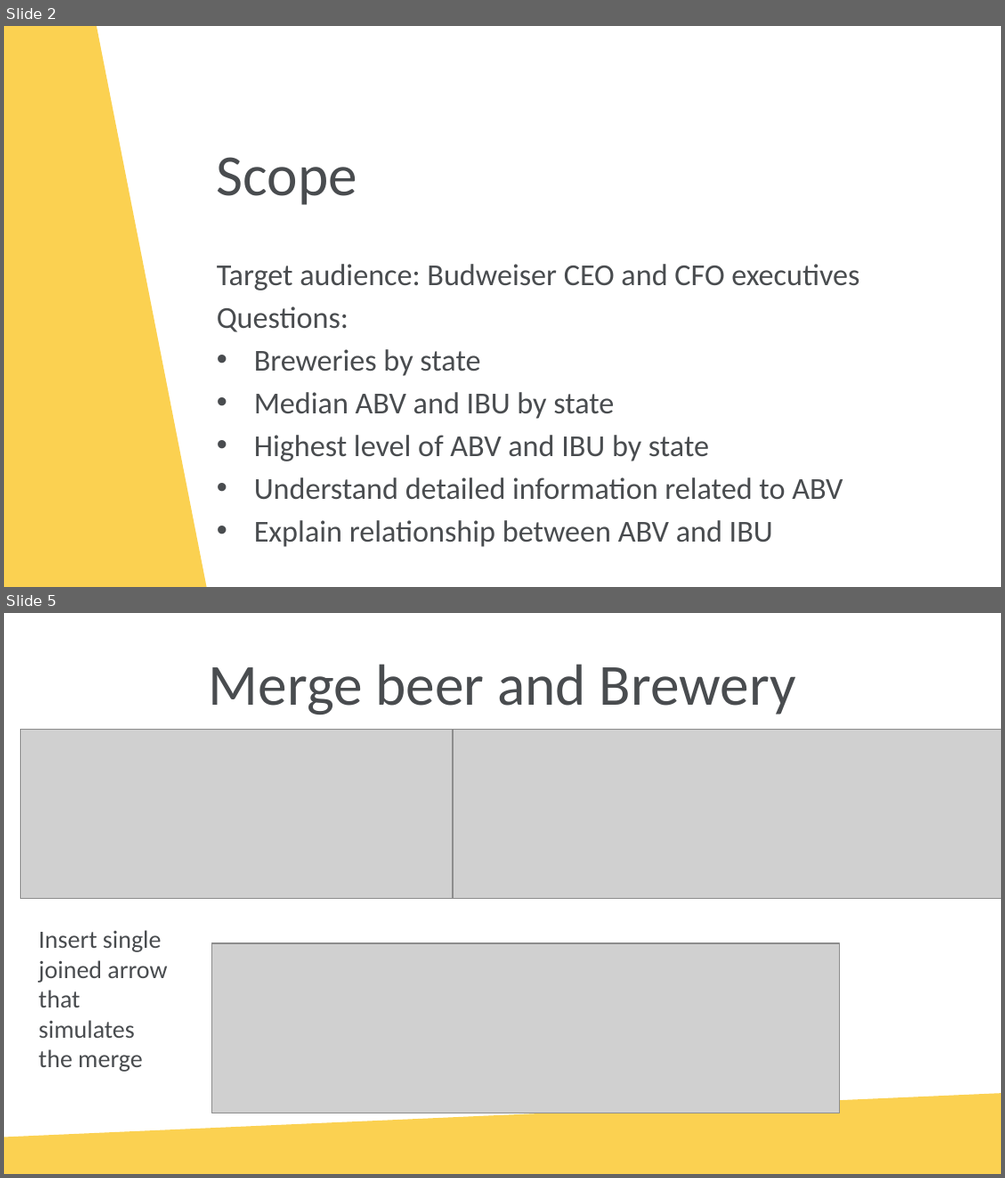
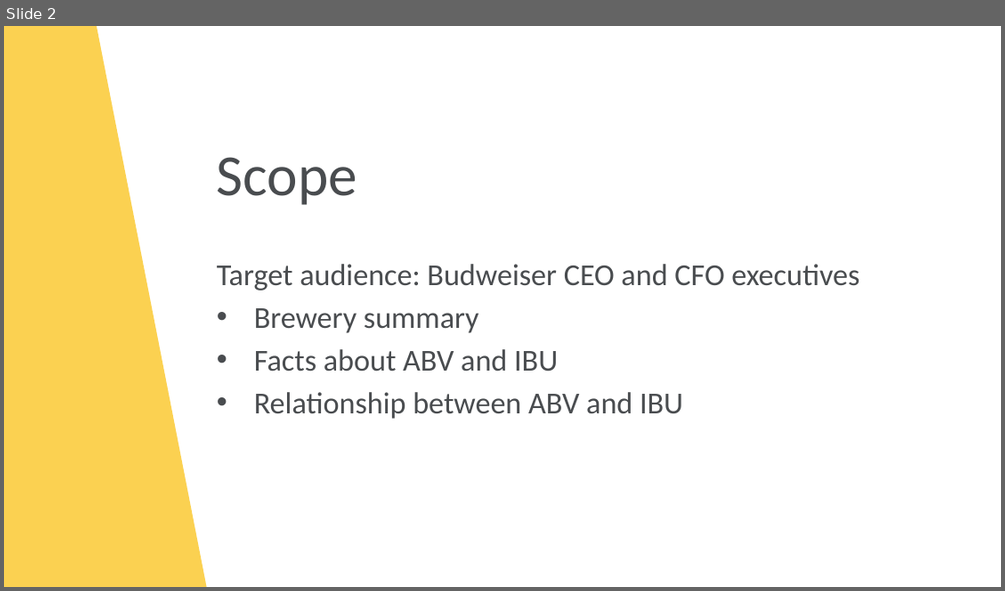
Before and after one commit to tschwebke/DDS6306-Group-Project-1, a slide deck: DS6306 Group Project 1 v2.pptx. Shown one above the other, each under a label of ours: slides 2 and 5 before the commit, slide 2 after it; the slides between them are not shown. The pictures are 1005x1178 and 1005x591 pixels, drawn with LibreOffice and Linux fonts; fonts in the diff are those of the drawing; grey boxes stand for pictures; background and template pictures are left out. Boxes give left, top, right and bottom in pixels: in the first picture for what was removed or moved away, otherwise in the second. Text is boxed around its words. In the diff, an @@ line names an element or a change of style, - is before the commit and + after.

```diff
--- a/DS6306 Group Project 1 v2.pptx
+++ b/DS6306 Group Project 1 v2.pptx
@@ slide 5 removed at [4, 613, 1001, 1174], background picture (left out) @@
@@ title removed at [209, 664, 796, 714] @@
-Merge beer and Brewery
@@ picture removed at [21, 729, 652, 898] @@
@@ picture removed at [453, 729, 1001, 898] @@
@@ text removed at [39, 930, 167, 1071] @@
-Insert single joined arrow that simulates the merge
@@ picture removed at [211, 943, 838, 1112] @@
@@ freeform shape removed at [4, 1093, 1001, 1173] @@
@@ slide 2 changed as well @@
@@ text at [254, 308, 683, 418]: text changed @@
-Questions:
-• Breweries by state
-• Median ABV and IBU by state
-• Highest level of ABV and IBU by state
-• Understand detailed information related to ABV
-• Explain relationship between ABV and IBU
+• Brewery summary
+• Facts about ABV and IBU
+• Relationship between ABV and IBU
```
Also in this commit, not shown: 5 other slides changed, 3 slides added, 4 other slides removed, 8 other files.
